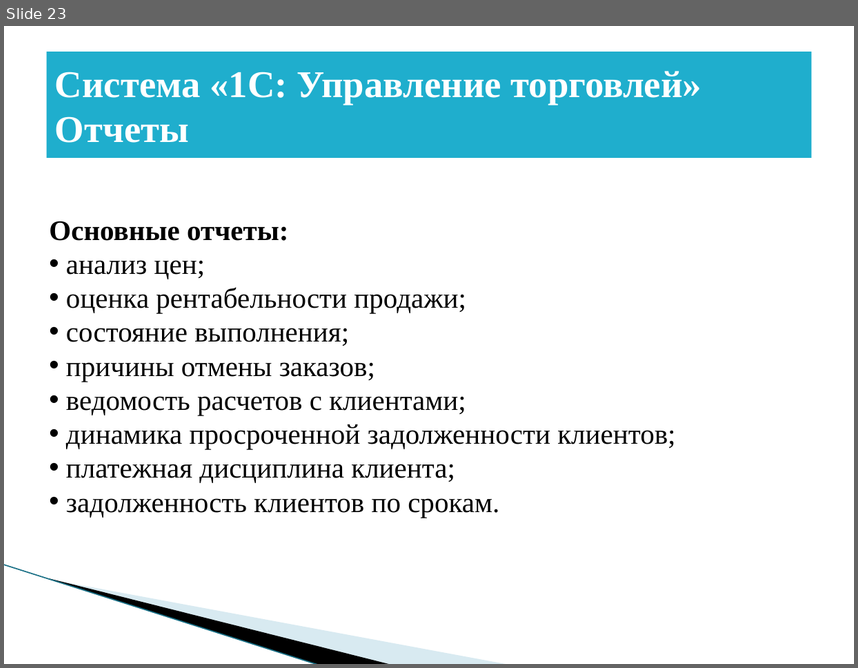
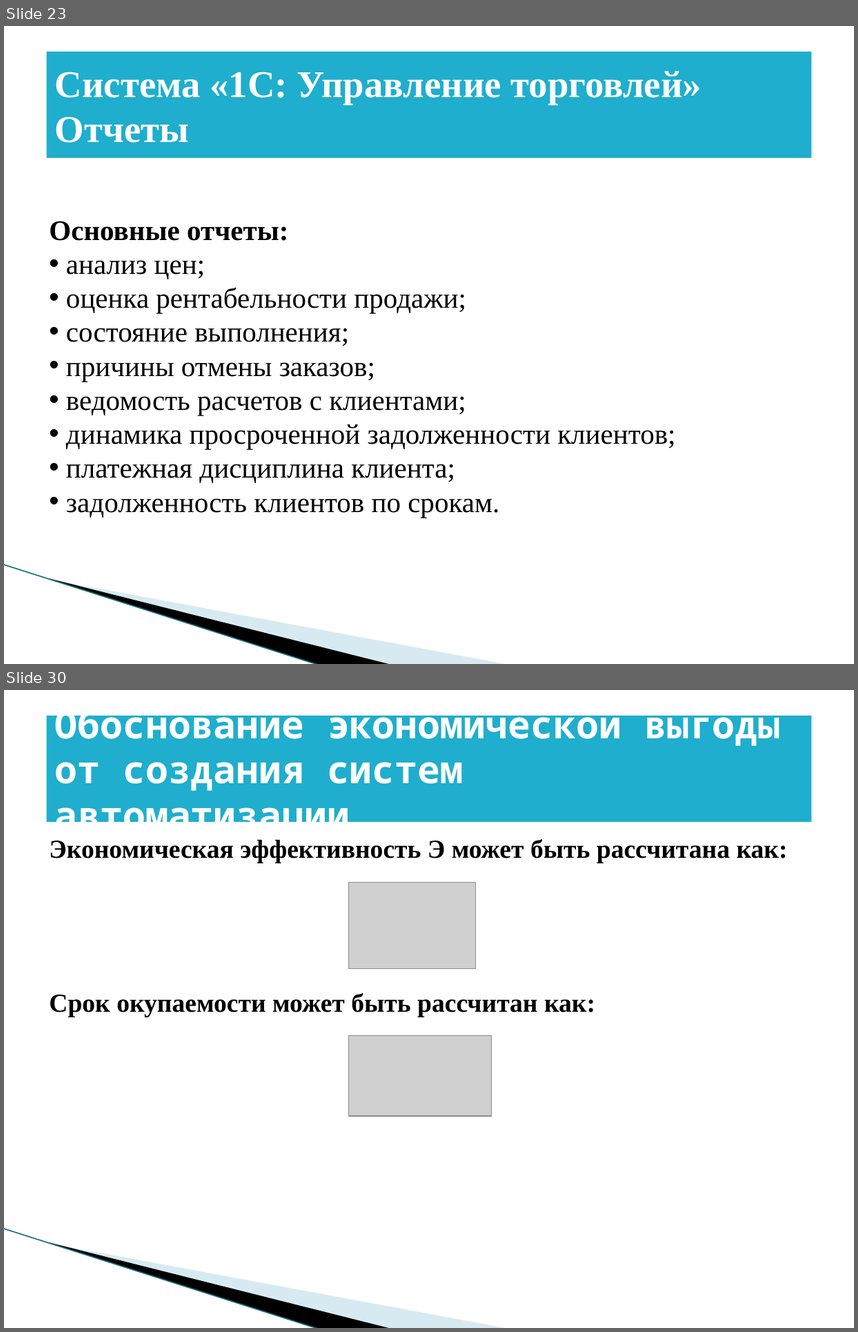
Before and after one commit to BadMax-Kirov/VKR, a slide deck: Выпускная квалификационная работа.pptx. Shown one above the other, each under a label of ours: slide 23 before the commit, slides 23 and 30 after it; the slides between them are not shown. The pictures are 858x668 and 858x1332 pixels, drawn with LibreOffice and Linux fonts; fonts in the diff are those of the drawing; grey boxes stand for pictures; background and template pictures are left out. Boxes give left, top, right and bottom in pixels: in the first picture for what was removed or moved away, otherwise in the second. Text is boxed around its words. In the diff, an @@ line names an element or a change of style, - is before the commit and + after.

```diff
--- a/Выпускная квалификационная работа.pptx
+++ b/Выпускная квалификационная работа.pptx
@@ slide 30 added at [4,690,854,1328], background #FFFFFF; not listed: 3 template elements that a slide beside it also shows @@
@@ title added at [47,716,811,822], fill #1FAECD, 32 pt, text #FFFFFF, bold @@
+Обоснование экономической выгоды от создания систем автоматизации.
@@ text added at [49,839,788,863], 22 pt, text #000000, bold @@
+Экономическая эффективность Э может быть рассчитана как:
@@ picture added at [349,882,477,969] @@
@@ text added at [49,993,595,1017], 22 pt, text #000000, bold @@
+Срок окупаемости может быть рассчитан как:
@@ picture added at [349,1035,492,1115] @@
```
Also in this commit, not shown: 5 slides changed, 5 other slides added, 1 other file.
